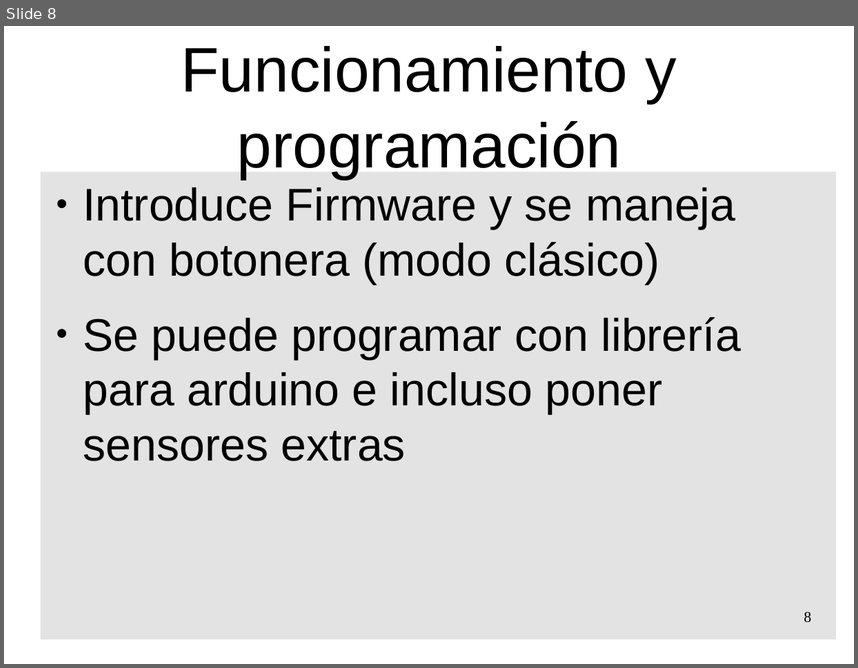
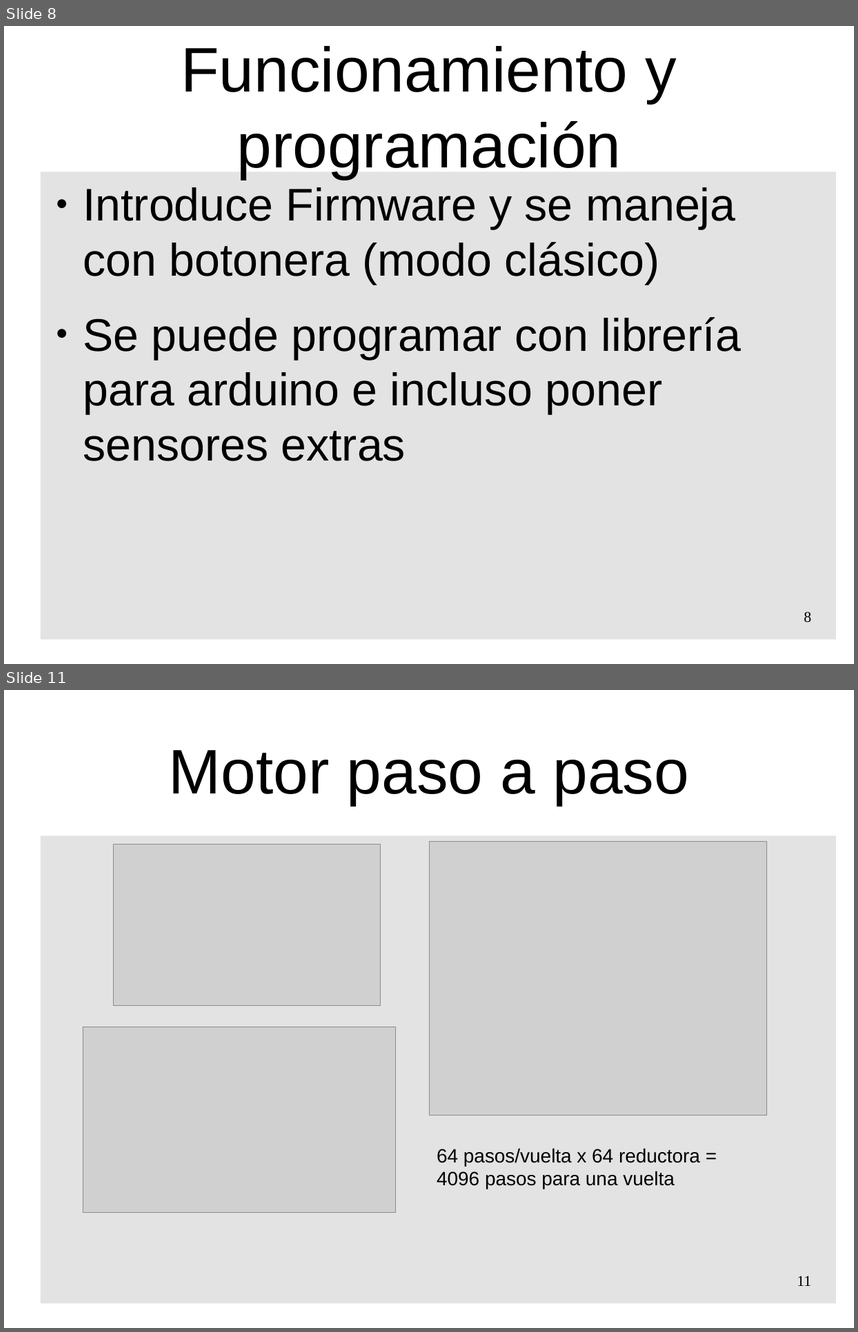
Before and after one commit to pedroruizf/taller_escornabot, a slide deck: presentacion_taller_escornabot.odp. Shown one above the other, each under a label of ours: slide 8 before the commit, slides 8 and 11 after it; the slides between them are not shown. The pictures are 858x668 and 858x1332 pixels, drawn with LibreOffice and Linux fonts; fonts in the diff are those of the drawing; grey boxes stand for pictures; background and template pictures are left out. Boxes give left, top, right and bottom in pixels: in the first picture for what was removed or moved away, otherwise in the second. Text is boxed around its words. In the diff, an @@ line names an element or a change of style, - is before the commit and + after.

```diff
--- a/presentacion_taller_escornabot.odp
+++ b/presentacion_taller_escornabot.odp
@@ slide 11 added at [4, 690, 854, 1328], background #FFFFFF; not listed: 1 template element that a slide beside it also shows @@
@@ title added at [169, 750, 689, 805], 58.7 pt, text #000000 @@
+Motor paso a paso
@@ picture added at [114, 843, 381, 1005] @@
@@ picture added at [429, 841, 766, 1115] @@
@@ picture added at [83, 1027, 396, 1213] @@
@@ text added at [437, 1148, 700, 1189], 18 pt, text #000000 @@
+64 pasos/vuelta x 64 reductora = 4096 pasos para una vuelta
@@ page number added at [797, 1276, 811, 1286], 14 pt, text #000000 @@
+11
```
Also in this commit, not shown: 2 other slides added, 1 other file.
